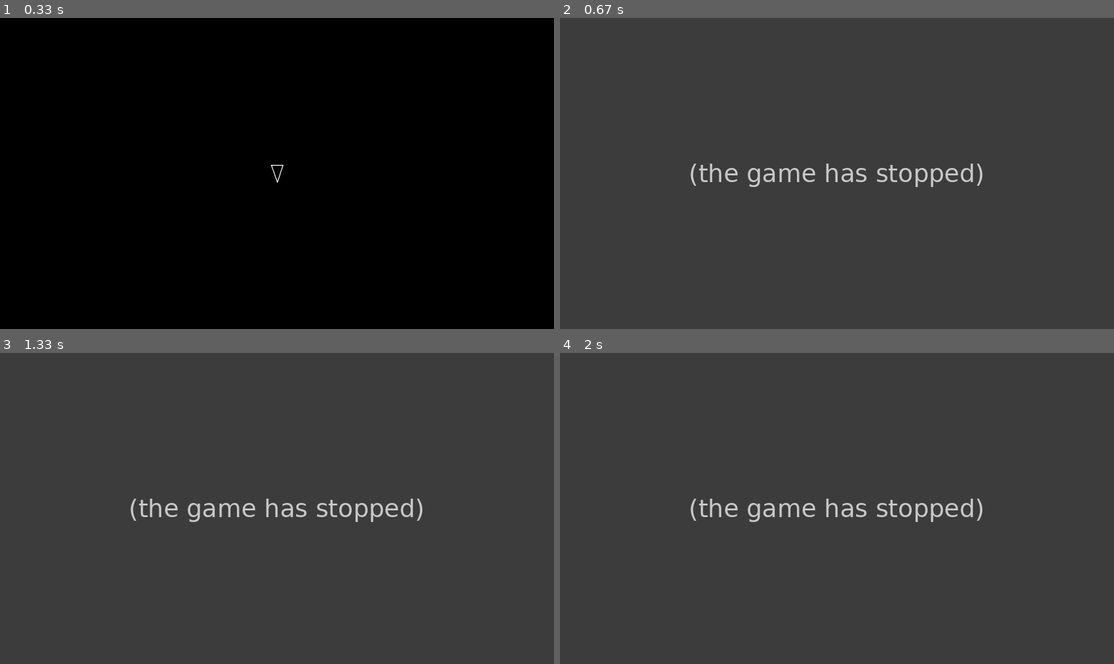
Above: before the commit, frames 1-4 (two rows, left to right).
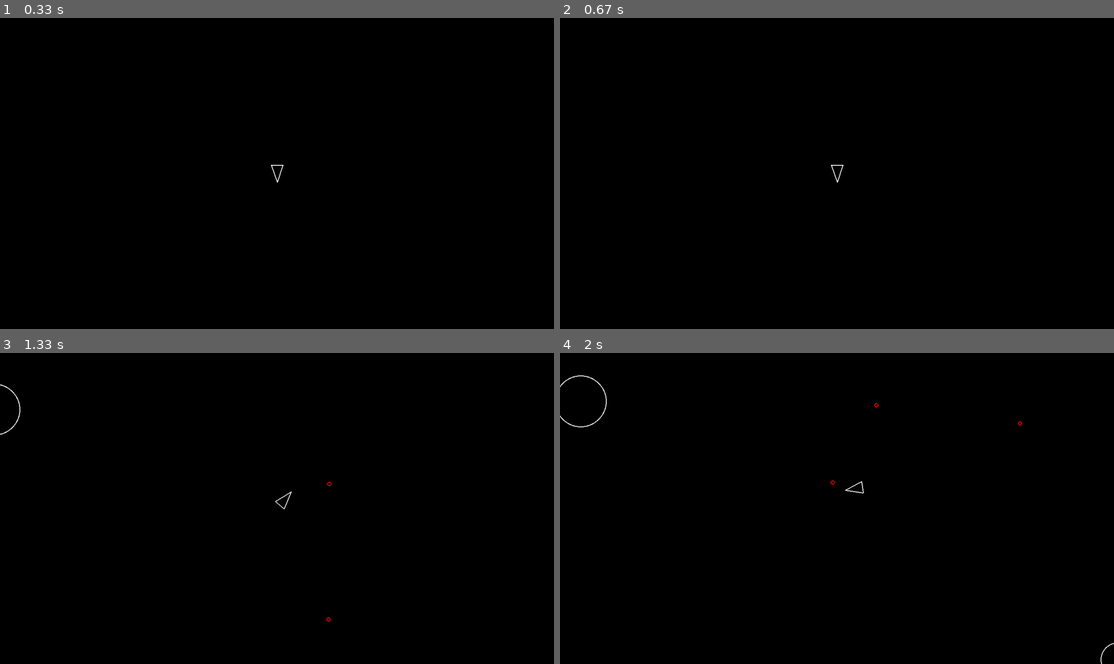
Above: after the commit, the same moments.

Repository: JaydeHowell/asteroids-pygame
Game: pygame game, started from main.py
Same seed, same stepped clock (60 frames per second), same inputs: the game is played once before the commit and once after it.
Inputs:
- Up to frame 1 (0.33 s): no input
- Up to frame 2 (0.67 s): tap C at 0.33 s
- Up to frame 3 (1.33 s): hold D 0.67-1.13 s; tap Space at 0.73, 1.03, 1.23 s; hold W from 1.17 s (still down)
- Up to frame 4 (2 s): release W at 1.47 s; hold D 1.5-1.97 s; tap Space at 1.57, 1.87 s

Frame 1 is identical in both runs. In frame 2, 100% of the frame differs, in the area x 0-100%, y 0-100%; in frame 3, 100%; in frame 4, 100%.
Error before the commit: NameError: name 'Bomb' is not defined (player.py line 82); the game stopped at 0.33 s (later frames are placeholders)

Commit message:
add droppable bomb

Diff:
--- /dev/null
+++ b/blast.py
@@ -0,0 +1,16 @@
+import pygame
+from circleshape import CircleShape
+
+class Blast(CircleShape):
+    def __init__(self, x: float, y: float, max_radius: float):
+        super().__init__(x, y, 0)
+        self.max_radius = max_radius
+
+    def draw(self, screen):
+        pygame.draw.circle(screen, "red", self.position, self.radius, width=0)
+
+
+    def update(self, dt):
+        self.radius += (self.max_radius * dt)
+        if self.radius >= self.max_radius:
+            self.kill()
--- /dev/null
+++ b/bomb.py
@@ -0,0 +1,26 @@
+import pygame
+from circleshape import CircleShape
+from blast import Blast
+from constants import SHOT_RADIUS, BOMB_DELAY, BOMB_BLAST_RADIUS
+
+class Bomb(CircleShape):
+    def __init__(self, x: float, y: float):
+        super().__init__(x, y, SHOT_RADIUS)
+        self.bomb_delay = BOMB_DELAY
+
+    def draw(self, screen) -> None:
+        pygame.draw.circle(screen, "yellow", self.position, self.radius, width=0)
+
+
+    def update(self, dt):
+        self.position -= (self.velocity * dt)
+        if self.bomb_delay <= 0:
+            self.explode()
+            return
+
+        self.bomb_delay = max(0, self.bomb_delay - dt)
+
+
+    def explode(self):
+        self.kill()
+        bomb_blast = Blast(self.position.x, self.position.y, BOMB_BLAST_RADIUS)
--- a/constants.py
+++ b/constants.py
@@ -10,6 +10,10 @@
 SHOT_RADIUS = 5
 PLAYER_SHOOT_SPEED = 500
 PLAYER_SHOOT_COOLDOWN_SECONDS = 0.3
+BOMB_DELAY = 2
+BOMB_BLAST_RADIUS = 80
+BOMB_DROP_COOLDOWN = 3
+BOMB_DRIFT_SPEED = 75
 
 ASTEROID_MIN_RADIUS = 20
 ASTEROID_KINDS = 3
--- a/player.py
+++ b/player.py
@@ -1,6 +1,7 @@
 import pygame
 from circleshape import CircleShape
 from shot import Shot
+from bomb import Bomb
 from constants import (
         PLAYER_RADIUS,
         LINE_WIDTH,
@@ -8,6 +9,8 @@
         PLAYER_SPEED,
         PLAYER_SHOOT_SPEED,
         PLAYER_SHOOT_COOLDOWN_SECONDS,
+        BOMB_DROP_COOLDOWN,
+        BOMB_DRIFT_SPEED,
         SCREEN_WIDTH,
         SCREEN_HEIGHT,
         )
@@ -17,6 +20,7 @@
         super().__init__(x, y, PLAYER_RADIUS)
         self.rotation = 0
         self.shot_cooldown = 0
+        self.bomb_cooldown = 0
 
 
     def triangle(self) -> list[pygame.Vector2]:
@@ -59,6 +63,8 @@
 
         self.shot_cooldown = max(0, self.shot_cooldown - dt)
 
+        self.bomb_cooldown = max(0, self.bomb_cooldown - dt)
+
         self.position.x %= SCREEN_WIDTH
         self.position.y %= SCREEN_HEIGHT
 
@@ -79,4 +85,9 @@
             self.shot_cooldown = PLAYER_SHOOT_COOLDOWN_SECONDS
 
     def drop_bomb(self) -> None:
-        bomb = Bomb(self.position.x, self.position.y)
+        if not self.bomb_cooldown > 0:
+            bomb = Bomb(self.position.x, self.position.y)
+            velocity_vector = pygame.Vector2(0,1)
+            rotated_vector = velocity_vector.rotate(self.rotation)
+            bomb.velocity = rotated_vector * BOMB_DRIFT_SPEED
+            self.bomb_cooldown = BOMB_DROP_COOLDOWN
